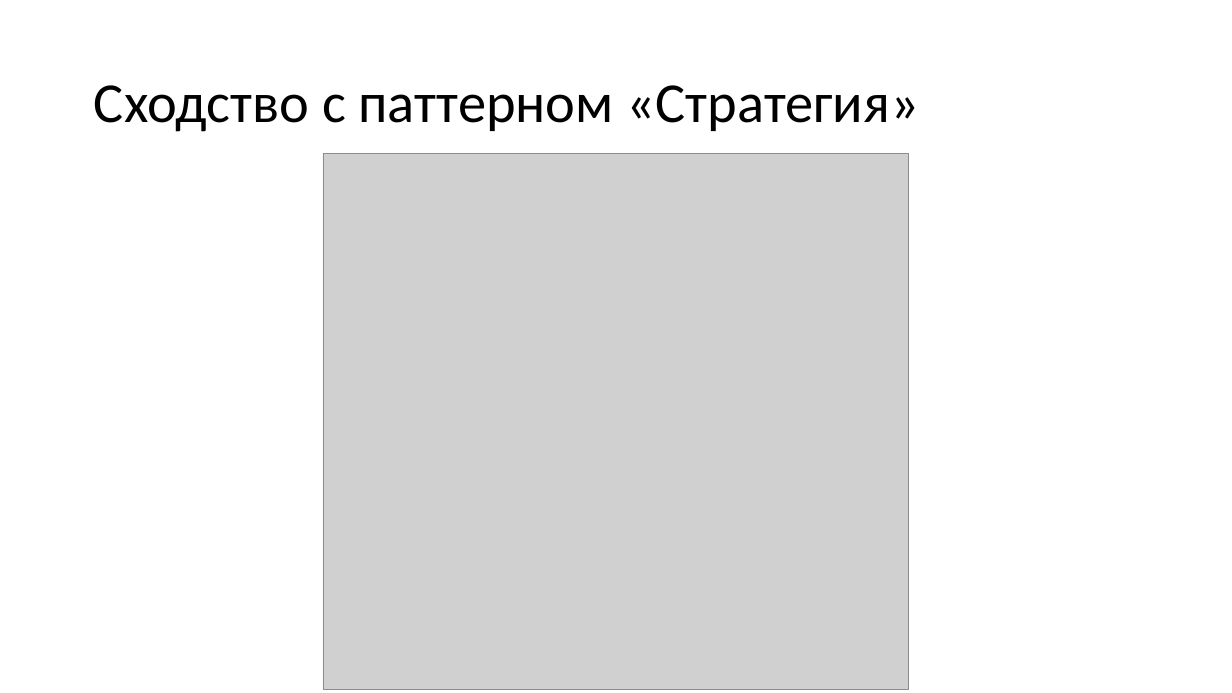
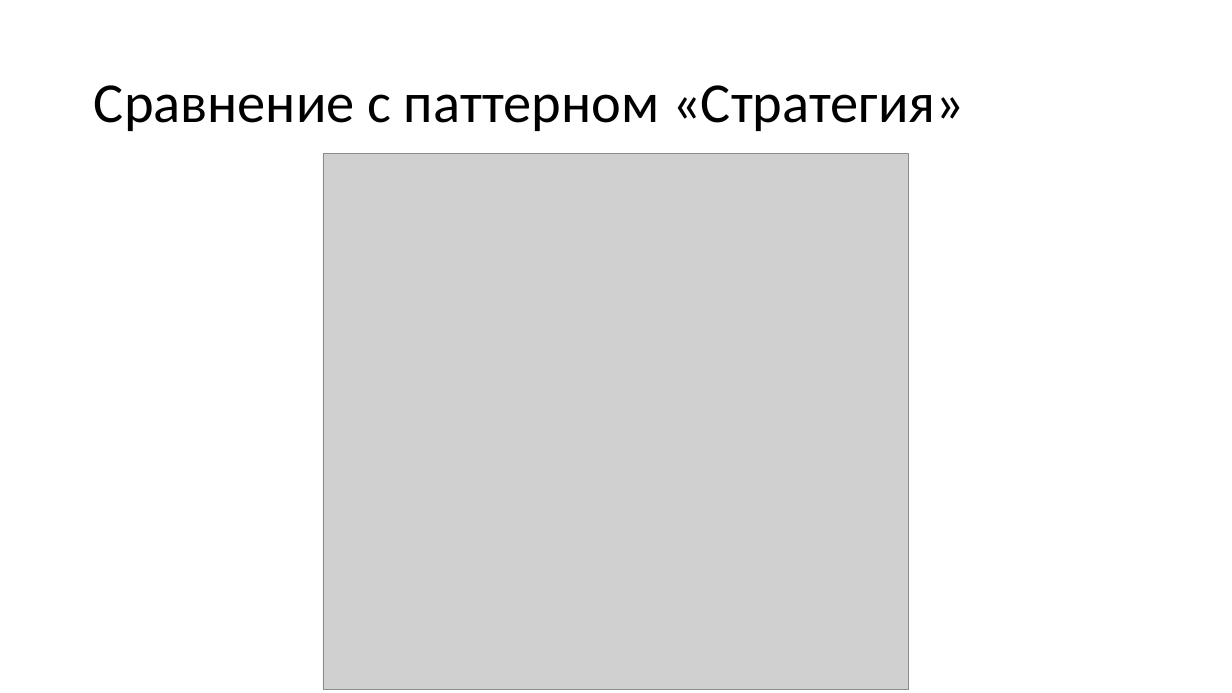
Before and after one commit to alexey-malov/ood, a slide deck: slide 27 of lectures/11.state/state.pptx (slide 28 before the commit). Drawn at 1232x693 pixels with LibreOffice and Linux fonts; fonts in the diff are those of the drawing; grey boxes stand for pictures. Boxes give left, top, right and bottom in pixels: in the first picture for what was removed or moved away, otherwise in the second. Text is boxed around its words. In the diff, an @@ line names an element or a change of style, - is before the commit and + after.

```diff
--- a/lectures/11.state/state.pptx
+++ b/lectures/11.state/state.pptx
@@ title at (94, 85, 965, 131): text changed @@
-Сходство с паттерном «Стратегия»
+Сравнение с паттерном «Стратегия»
```
Also in this commit, not shown: 7 other slides changed, 2 slides added, 2 slides removed, 1 other file.
